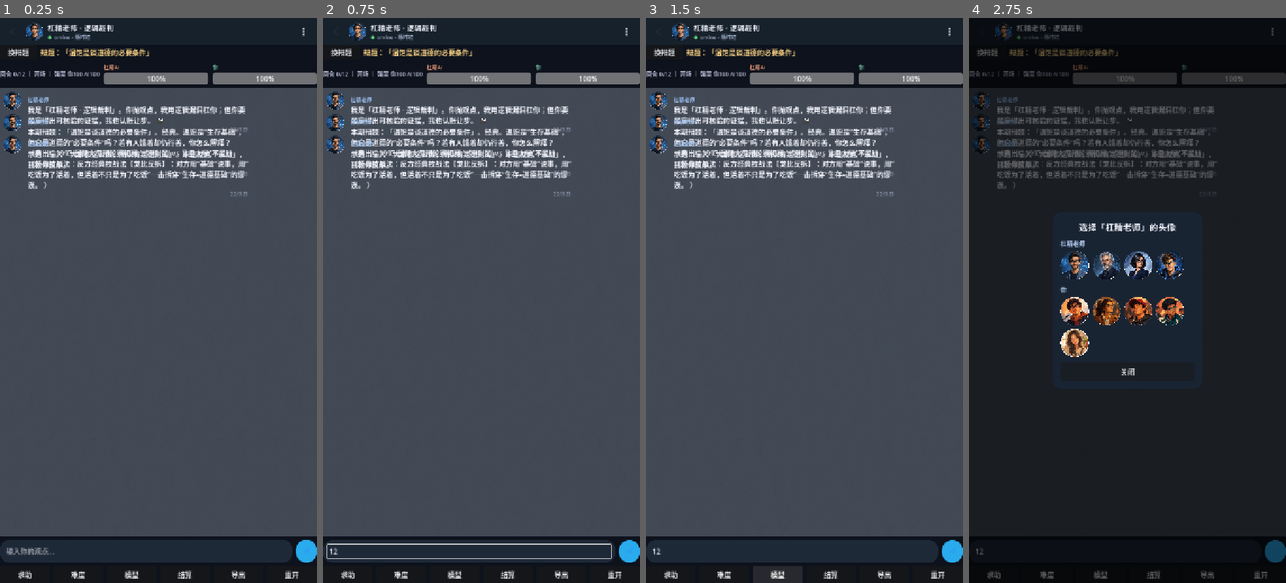
Above: before the commit, frames 1-4 (left to right).
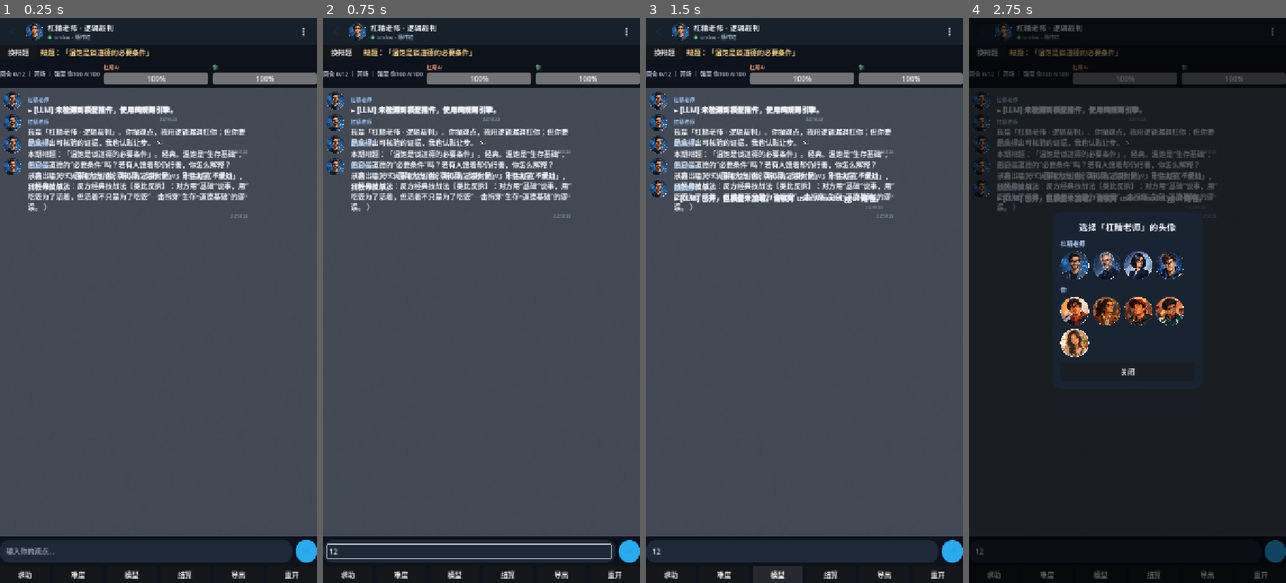
Above: after the commit, the same moments.

Repository: BJX-lin/-md-
Game: Godot game, scene res://scenes/Main.tscn
Two runs of this game, one before a commit and one after it. Both use one fixed random seed, a clock stepped at 60 frames per second and the inputs below.
Inputs (mouse positions are in pixels of both pictures, inside the frame that each line leads up to):
- Up to frame 1 (0.25 s): no input
- Up to frame 2 (0.75 s): click (468, 549) at 0.52 s; type "12" at 0.6 s
- Up to frame 3 (1.5 s): click "模型" at 1.25 s
- Up to frame 4 (2.75 s): click (1003, 29) at 2.02 s

The runs differ from the first frame. In frame 1, 5.8% of the frame differs, in the area x 1-79%, y 15-36%; in frame 2, 5.8%; in frame 3, 6.2%; in frame 4, 4.1%.
Error before the commit: Parse Error: Cannot infer the type of "ok" variable because the value doesn't have a set type. (res://scripts/LocalLLM.gd:79)

Commit message:
修复 Cannot infer the type of 'ok'：LocalLLM._call_plugin 中 var ok := _plugin.callv() 因 callv 返回 Variant 无法推断，改为显式 var ok: Variant；同步将 _call_plugin 的 as bool/String cast 处与 Main._on_cycle_llm 的 load_model() 显式定型；全面扫描所有 := 推断风险=0；gdparse全过&gdlint零新错
Co-authored-by: arena-agent <297053741+arena-agent@users.noreply.github.com>

Diff:
--- a/godot_logic_game/scripts/LocalLLM.gd
+++ b/godot_logic_game/scripts/LocalLLM.gd
@@ -38,7 +38,7 @@
 		config.model_loaded = false
 		return false
 	# 调用插件 load_model(path, ctx)。不同插件签名可能不同；失败静默返回 false。
-	var ok := _call_plugin("load_model", [config.model_path, config.context_size]) as bool
+	var ok: bool = _call_plugin("load_model", [config.model_path, config.context_size]) as bool
 	config.model_loaded = ok
 	return ok
 
@@ -61,7 +61,7 @@
 	if _plugin == null:
 		return ""
 	var n := max_tokens if max_tokens > 0 else config.max_tokens
-	var out := _call_plugin("generate", [prompt, n]) as String
+	var out: String = _call_plugin("generate", [prompt, n]) as String
 	if out == null:
 		return ""
 	return out
@@ -76,5 +76,6 @@
 		return null
 	if not _plugin.has_method(method):
 		return null
-	var ok := _plugin.callv(method, args)  # 封装成 Callable/直接调用
+	# 插件单例是 Variant，callv() 返回类型也是 Variant；显式定型，避免 Godot 无法推断
+	var ok: Variant = _plugin.callv(method, args)
 	return ok
--- a/godot_logic_game/scripts/Main.gd
+++ b/godot_logic_game/scripts/Main.gd
@@ -392,7 +392,7 @@
 	cfg.enabled = not cfg.enabled
 	if cfg.enabled:
 		cfg.model_path = "user://model.gguf"
-		var ok := _llm.load_model()
+		var ok: bool = _llm.load_model()
 		engine.set_llm(_llm)
 		if ok:
 			_app_toast("[LLM] 已启用本地模型（已加载）。规则判定 + LLM 润色。")
Not shown, changed: godot_logic_game_import.zip
